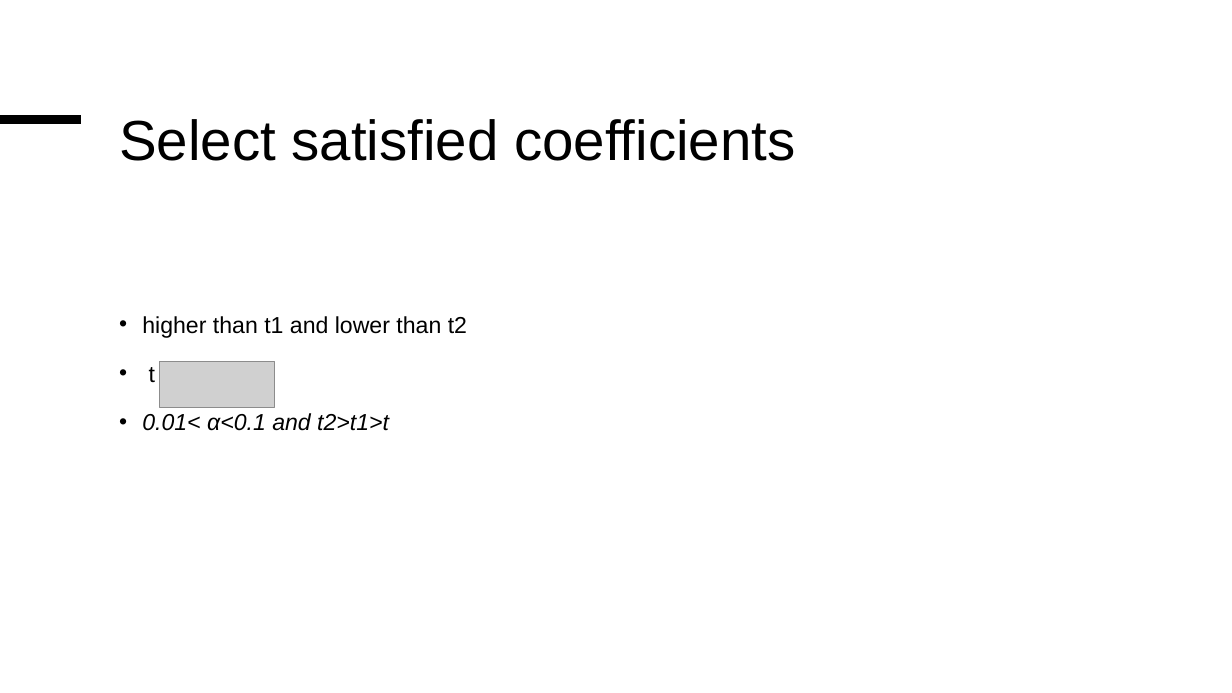
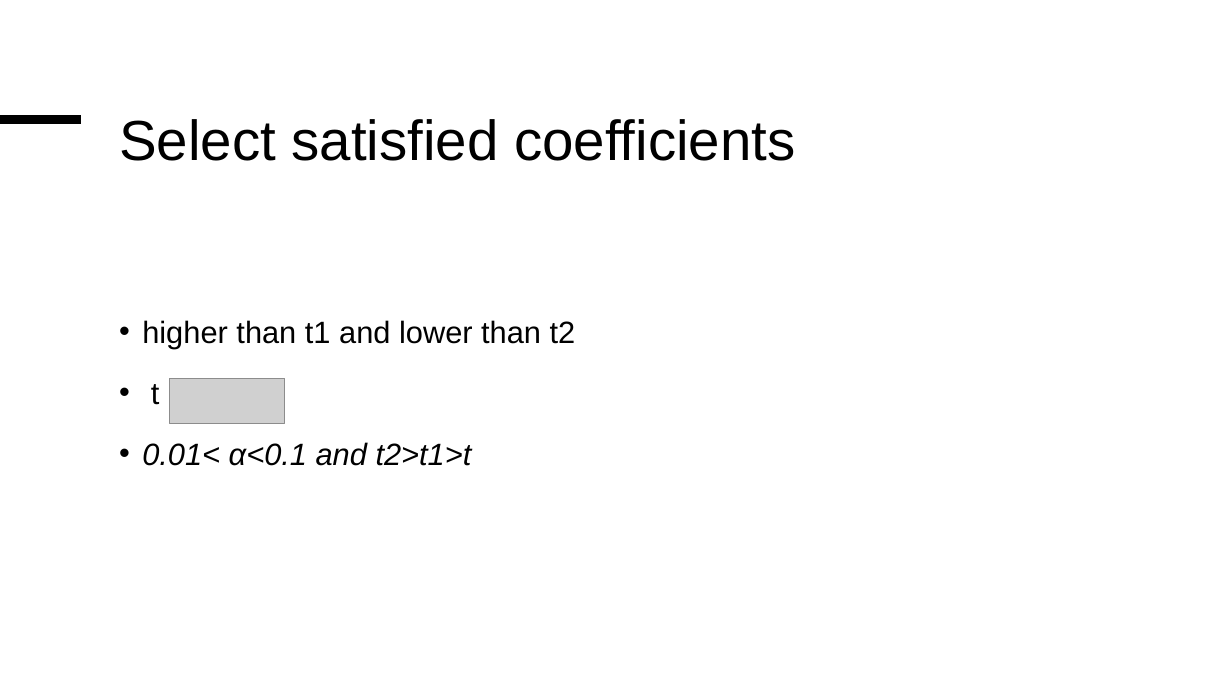
Before and after one commit to RiverUp/The-Robustness-of-Watermark-Embeddedness-Based-on-Different-Transformations-with-Different-Algorithm, a slide deck: slide 15 of report/The Robustness of Watermark Embeddedness Based on Different Transformations with Different Algorithms into Different Fre.pptx. Drawn at 1232x693 pixels with LibreOffice and Linux fonts; fonts in the diff are those of the drawing; grey boxes stand for pictures. Boxes give left, top, right and bottom in pixels: in the first picture for what was removed or moved away, otherwise in the second. Text is boxed around its words. In the diff, an @@ line names an element or a change of style, - is before the commit and + after.

```diff
--- a/report/The Robustness of Watermark Embeddedness Based on Different Transformations with Different Algorithms into Different Fre.pptx
+++ b/report/The Robustness of Watermark Embeddedness Based on Different Transformations with Different Algorithms into Different Fre.pptx
@@ text "higher than t1 and lower ..." at <box>142,320,576,466</box>: size 18 to 24 pt @@
@@ picture: place and size @@
-picture at <box>159,361,274,407</box>
+picture at <box>169,378,285,423</box>
```
Also in this commit, not shown: 4 other slides changed, 1 slide added, 1 slide removed, 1 other file.
